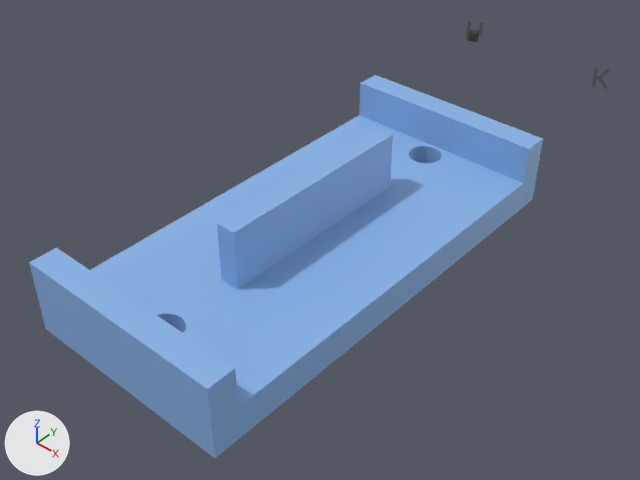
Renders of the Blender file 2-0/magnit/Как_мотать_катушку.blend from each side of a commit.
Camera for both pictures: a camera (50 mm lens) standing at (33.7, -37.3, 39.2) and looking at (1.7, -1.1, 3.1). The lights are fixed; the arrows at lower left show +X, +Y and +Z. The older version comes first.

Names of what the first picture shows: 'mag_opravka_a' and 2 more.
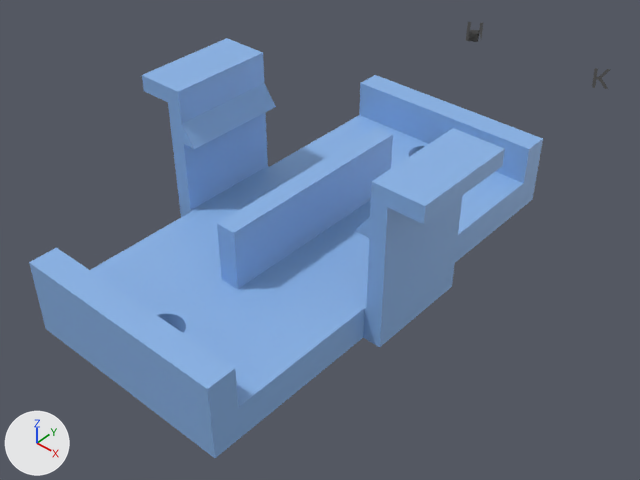
The change in detail:
me_mag_opravka_a is used by ob_mag_opravka_a; location (0.0, 0.0, 0.0).
me_mag_opravka_a had 528 vertices, 1060 faces and spanned x -8.0..8.0, y -17.0..17.0, z 0.0..7.0.
me_mag_opravka_a now has 572 vertices, 1148 faces and spans x -11.9..11.9, y -17.0..17.0, z 0.0..12.0.
me_mag_opravka_a part 1: 16 vertices moved within x -1.3..0.0, y -13.6..-12.2, z 0.0..2.5; 44 vertices added at x -11.9..11.9, y -4.0..4.0, z 0.0..12.0.
Other edits to the shape of me_mag_opravka_a do not show in these pictures.

What differs and where, as boxes (x1, y1, x2, y2) in the pictures (640 x 480 px):
'mag_opravka_a', reshaped (10% taller): before (29, 75, 543, 458); after (29, 38, 543, 458)
part 1 of me_mag_opravka_a, built on: before (179, 280, 238, 333); after (90, 38, 533, 458)
